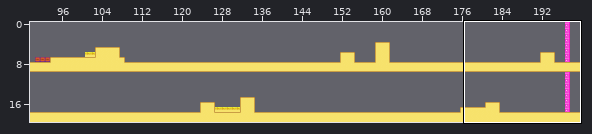
Level history. Tiled map: assets/levels/level5.tmx. The first picture is a wide view before the edit; the outline marks the close-up.
Close-up. Earlier state:
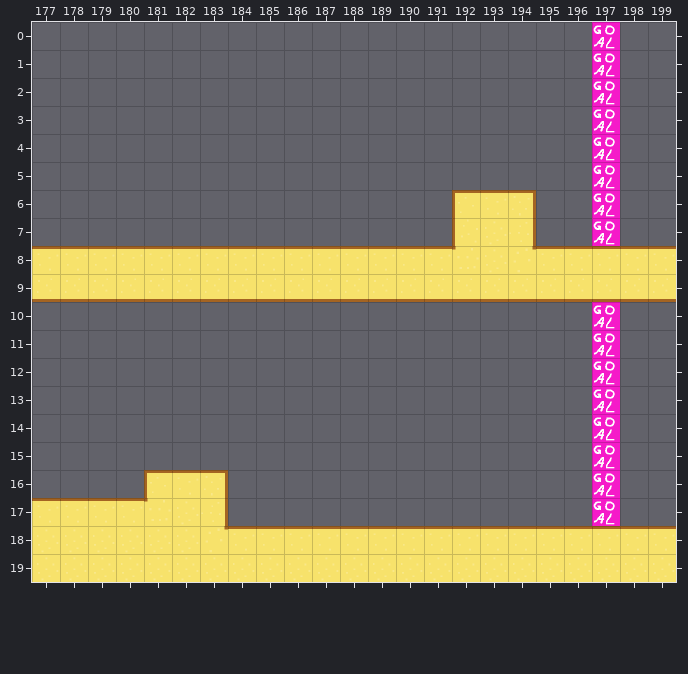
Cells are 64x64 px. Shown: x 177..199, y 0..19.
Now the later version:
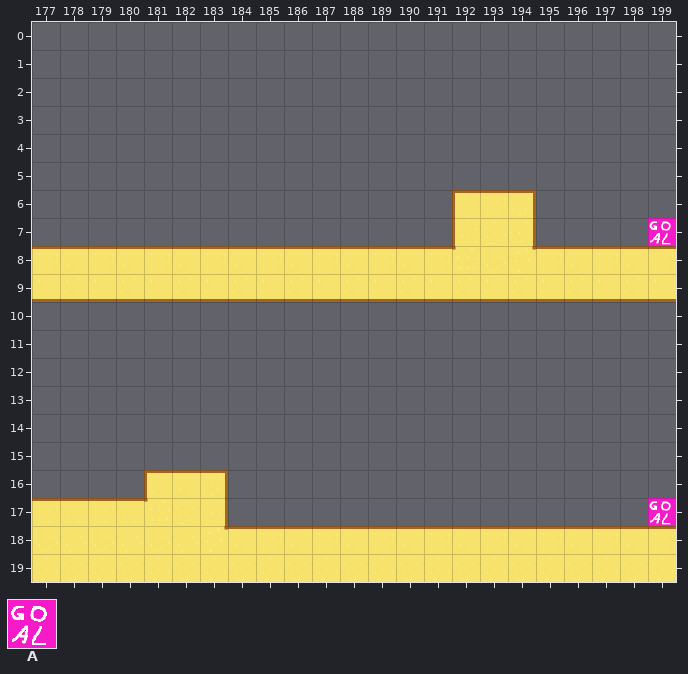
Key: from "level": A 5.
_ is an empty cell.
Commit: made goal only one pixel heigh
What changed:
Layer "Kachelebene 1":
y 0..6: x 197 A -> _
y 7: x 197 A -> _; x 199 _ -> A
y 10..16: x 197 A -> _
y 17: x 197 A -> _; x 199 _ -> A
